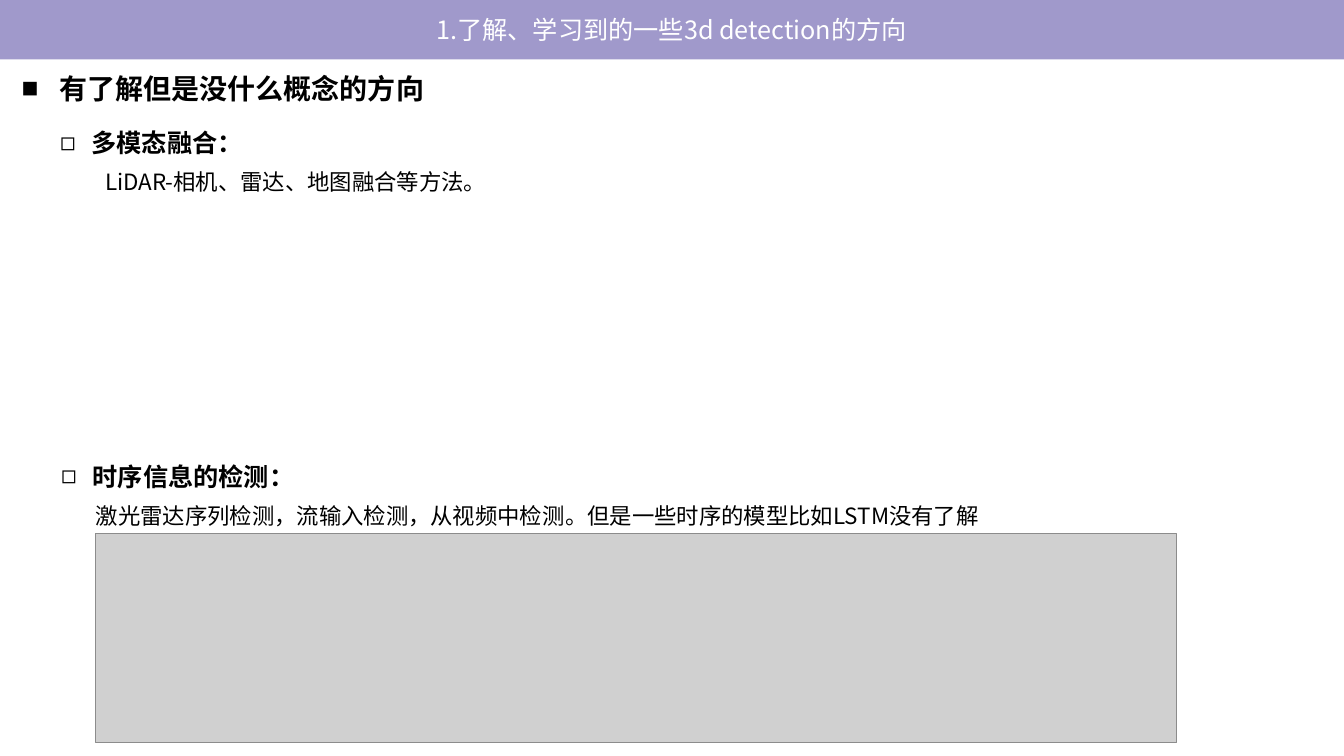
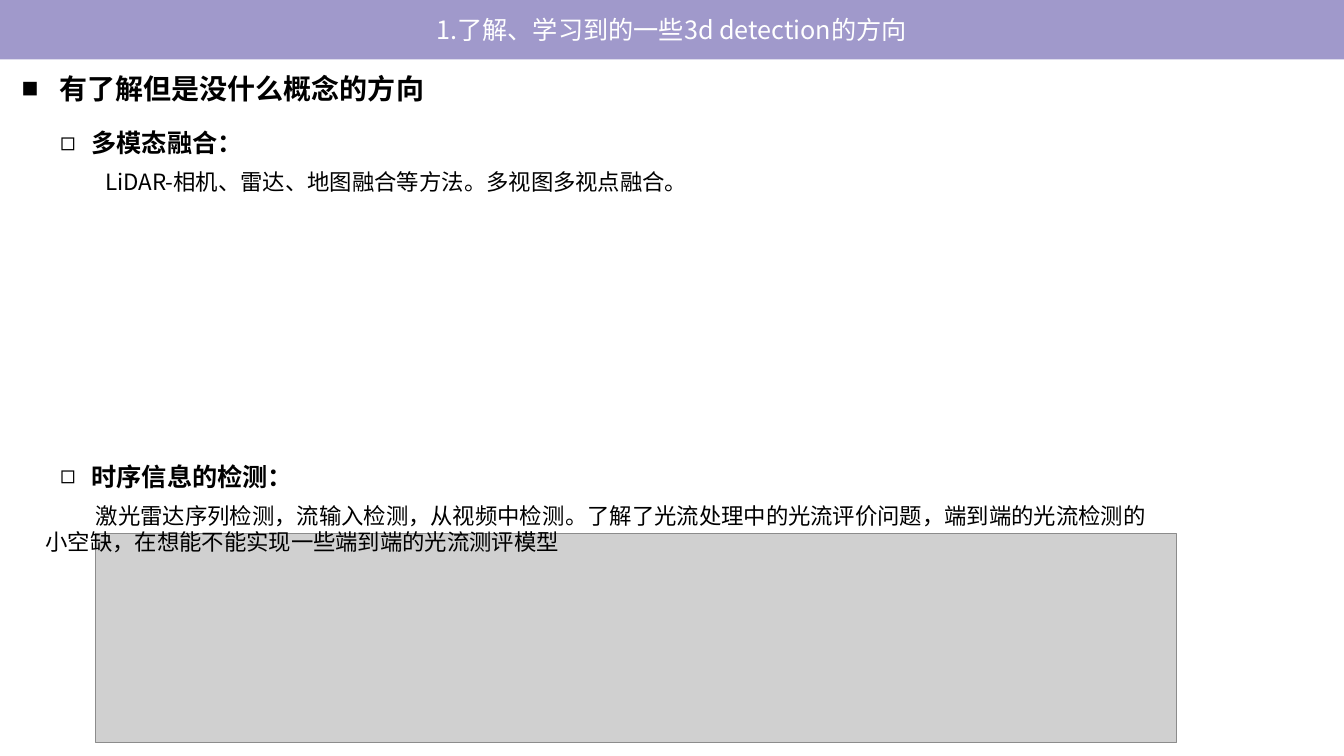
Before and after one commit to tj-messi/cv-computer-visual-tj, a slide deck: slide 7 of 0.组会记录/2024-10-22 谈话/report-2024-10-22.pptx (slide 6 before the commit). Drawn at 1344x756 pixels with LibreOffice and Linux fonts; fonts in the diff are those of the drawing; grey boxes stand for pictures. Boxes give left, top, right and bottom in pixels: in the first picture for what was removed or moved away, otherwise in the second. Text is boxed around its words. In the diff, an @@ line names an element or a change of style, - is before the commit and + after.

```diff
--- a/0.组会记录/2024-10-22 谈话/report-2024-10-22.pptx
+++ b/0.组会记录/2024-10-22 谈话/report-2024-10-22.pptx
@@ text at bbox=[106, 171, 688, 192]: text changed @@
-LiDAR-相机、雷达、地图融合等方法。
+LiDAR-相机、雷达、地图融合等方法。多视图多视点融合。
@@ text at bbox=[46, 505, 1145, 556]: text changed @@
-激光雷达序列检测，流输入检测，从视频中检测。但是一些时序的模型比如LSTM没有了解
+激光雷达序列检测，流输入检测，从视频中检测。了解了光流处理中的光流评价问题，端到端的光流检测的小空缺，在想能不能实现一些端到端的光流测评模型
```
Also in this commit, not shown: 4 other slides changed, 3 slides added, 1 other file.
